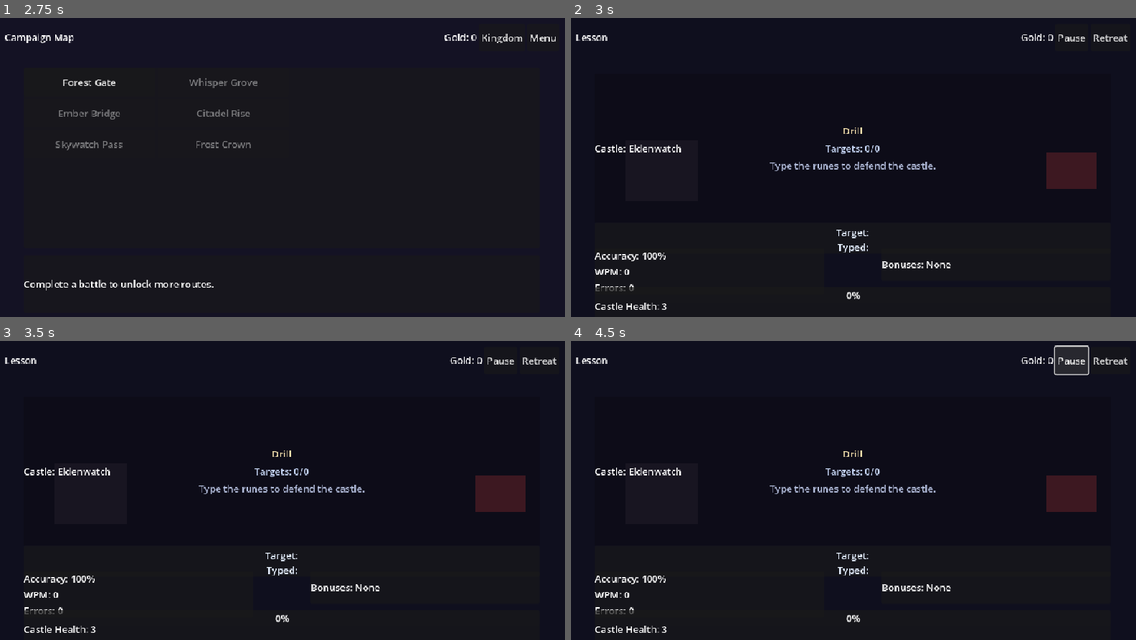
Above: before the commit, frames 1-4 (two rows, left to right).
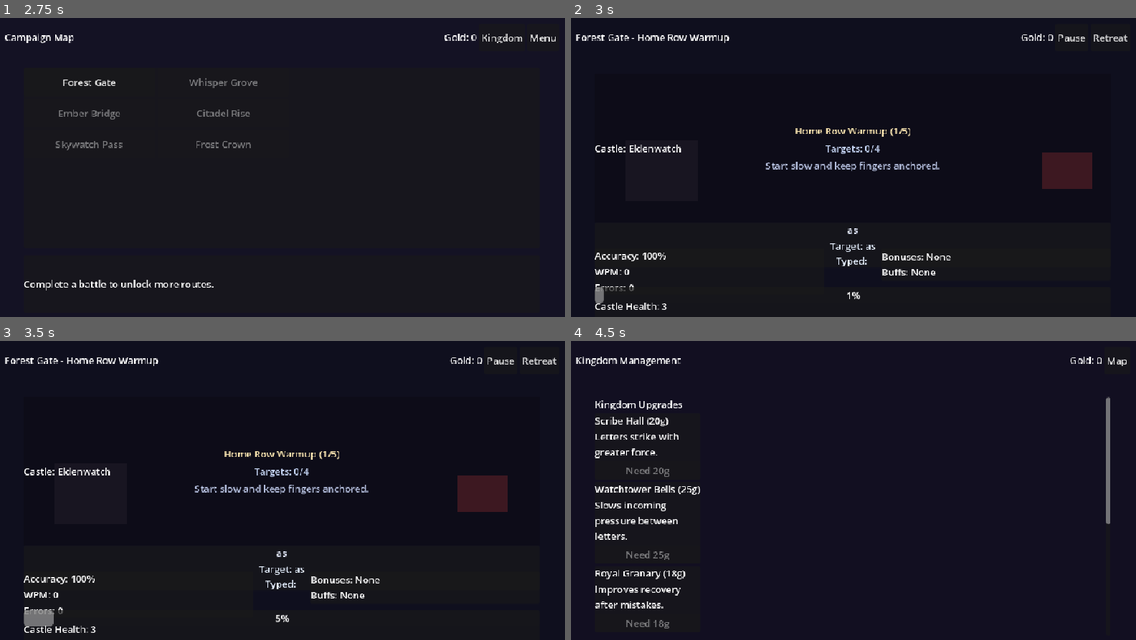
Above: after the commit, the same moments.

Repository: WanderlustCoder/Keyboard-Defense-AzureVale
Game: Godot game, scene res://scenes/MainMenu.tscn
The game is run twice, just before and just after one commit, with the same random seed, the same clock (stepped at 60 frames per second) and the same inputs.
Inputs (mouse positions are in pixels of both pictures, inside the frame that each line leads up to):
- Up to frame 1 (2.75 s): click "Start Campaign" at 0.5 s; click "Kingdom" at 1.25 s; click "Map" at 2 s
- Up to frame 2 (3 s): click "Forest Gate" at 2.75 s
- Up to frame 3 (3.5 s): no input
- Up to frame 4 (4.5 s): click "Retreat" at 3.5 s; click (1073, 358) at 4.25 s, where only the run after the commit has a clickable "Kingdom"

Frame 1 is identical in both runs. In frame 2, 2.0% of the frame differs, in the area x 1-94%, y 5-96%; in frame 3, 2.8%; in frame 4, 6.0%, in the area x 1-99%, y 1-98%.
Error before the commit: Parse Error: Used space character for indentation instead of tab as used before in the file. (res://scripts/Battlefield.gd:285)

Commit message:
Tune typing feedback cues

Diff:
--- a/apps/keyboard-defense-godot/scripts/Battlefield.gd
+++ b/apps/keyboard-defense-godot/scripts/Battlefield.gd
@@ -16,7 +16,10 @@
 }
 const BUFF_WORD_STREAK := 4
 const BUFF_INPUT_STREAK := 24
-const FEEDBACK_DURATION := 0.8
+const FEEDBACK_DURATION := 0.75
+const FEEDBACK_ERROR_DURATION := 0.6
+const FEEDBACK_WAVE_DURATION := 1.1
+const FEEDBACK_BUFF_DURATION := 0.9
 
 @onready var lesson_label: Label = $TopBar/LessonLabel
 @onready var gold_label: Label = $TopBar/GoldLabel
@@ -283,41 +286,41 @@
 	mistakes_label.text = "Errors: %d" % errors
 
 func _update_threat() -> void:
-        threat_bar.value = threat
-        castle_label.text = "Castle Health: %d" % castle_health
+	threat_bar.value = threat
+	castle_label.text = "Castle Health: %d" % castle_health
 
 func _update_feedback(delta: float) -> void:
-        if feedback_label == null or feedback_timer <= 0.0:
-                return
-        feedback_timer = max(0.0, feedback_timer - delta)
-        if feedback_timer <= 0.0:
-                feedback_label.text = ""
-                feedback_label.visible = false
+	if feedback_label == null or feedback_timer <= 0.0:
+		return
+	feedback_timer = max(0.0, feedback_timer - delta)
+	if feedback_timer <= 0.0:
+		feedback_label.text = ""
+		feedback_label.visible = false
 
 func _clear_feedback() -> void:
-        feedback_timer = 0.0
-        if feedback_label != null:
-                feedback_label.text = ""
-                feedback_label.visible = false
+	feedback_timer = 0.0
+	if feedback_label != null:
+		feedback_label.text = ""
+		feedback_label.visible = false
 
 func _update_feedback_for_status(status: String) -> void:
-        if status == "error":
-                _show_feedback("Mistake!", Color(0.96, 0.45, 0.45, 1))
-        elif status == "word_complete":
-                _show_feedback("Hit!", Color(0.98, 0.84, 0.44, 1))
-        elif status == "lesson_complete":
-                _show_feedback("Wave Clear!", Color(0.65, 0.86, 1, 1))
-
-func _show_feedback(message: String, color: Color) -> void:
-        if feedback_label == null:
-                return
-        feedback_label.text = message
-        feedback_label.visible = message != ""
-        feedback_label.modulate = color
-        feedback_timer = FEEDBACK_DURATION
+	if status == "error":
+		_show_feedback("Missed!", Color(0.96, 0.45, 0.45, 1), FEEDBACK_ERROR_DURATION)
+	elif status == "word_complete":
+		_show_feedback("Strike!", Color(0.98, 0.84, 0.44, 1))
+	elif status == "lesson_complete":
+		_show_feedback("Wave Cleared!", Color(0.65, 0.86, 1, 1), FEEDBACK_WAVE_DURATION)
+
+func _show_feedback(message: String, color: Color, duration: float = FEEDBACK_DURATION) -> void:
+	if feedback_label == null:
+		return
+	feedback_label.text = message
+	feedback_label.visible = message != ""
+	feedback_label.modulate = color
+	feedback_timer = max(0.0, duration)
 
 func _set_threat(value: float, sync_stage: bool = true) -> void:
-        var clamped = clamp(value, 0.0, 100.0)
+	var clamped = clamp(value, 0.0, 100.0)
 	threat = clamped
 	if sync_stage and not syncing_threat and battle_stage != null:
 		battle_stage.set_progress_percent(clamped)
@@ -739,6 +742,10 @@
 	if not refreshed:
 		active_buffs.append({"id": buff_id, "remaining": duration})
 	_apply_buff_changes()
+	var buff_color := Color(0.98, 0.84, 0.44, 1)
+	if buff_id == "ward":
+		buff_color = Color(0.65, 0.86, 1, 1)
+	_show_feedback("%s!" % _get_buff_label(buff_id), buff_color, FEEDBACK_BUFF_DURATION)
 
 func _update_buffs(delta: float) -> void:
 	if active_buffs.is_empty():
